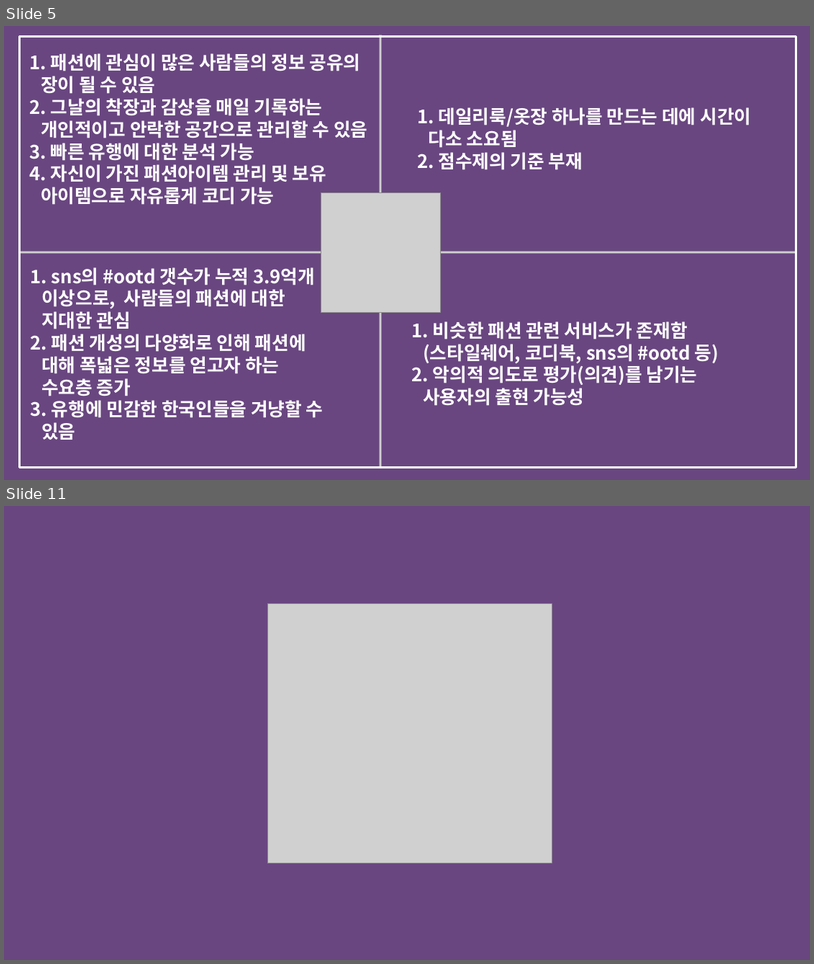
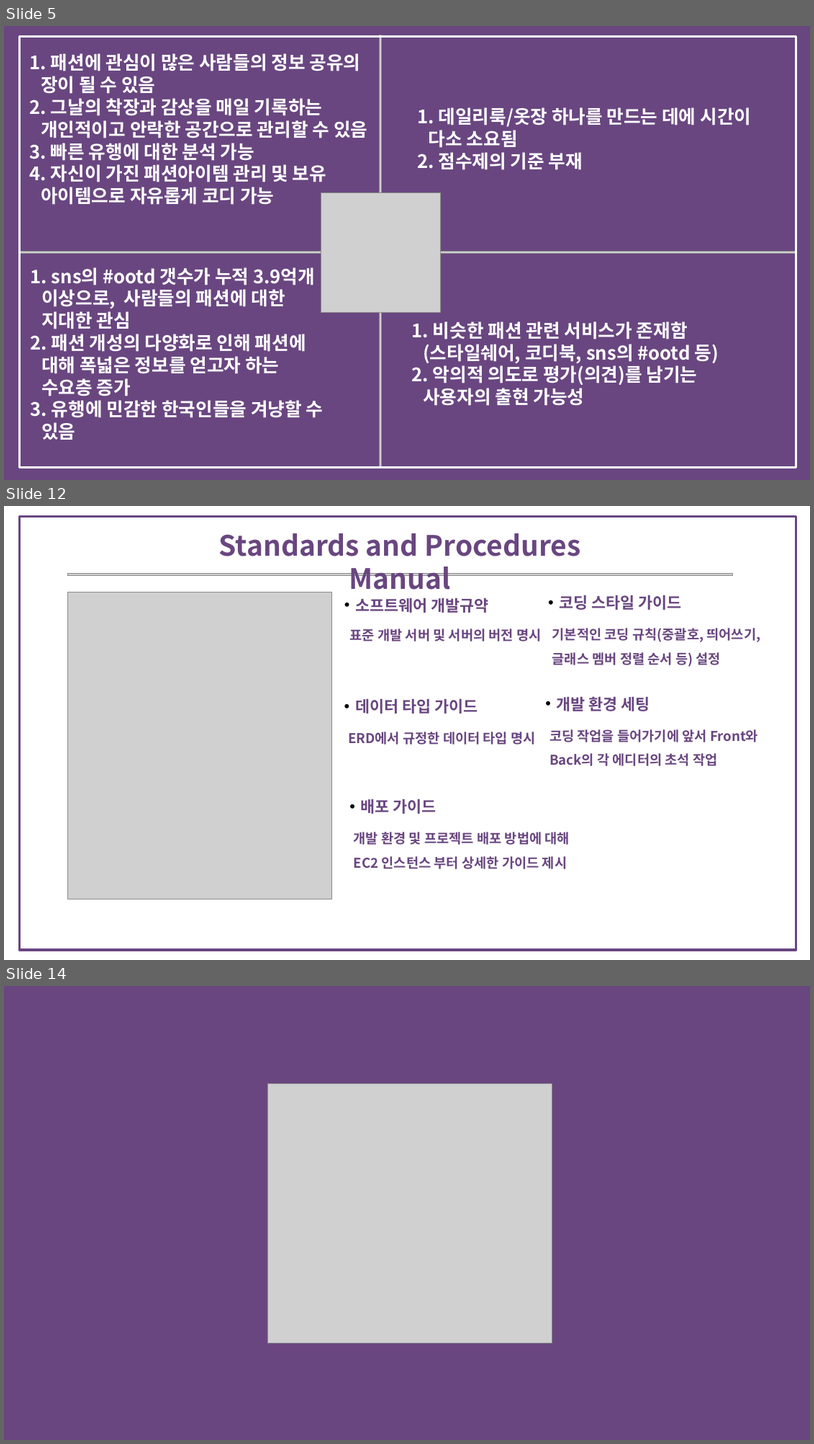
Before and after one commit to bitnarii/YMPM, a slide deck: 기획서/5조 Fit-back.pptx. Shown one above the other, each under a label of ours: slides 5 and 11 before the commit, slides 5, 12 and 14 after it; the slides between them are not shown. The pictures are 814x964 and 814x1444 pixels, drawn with LibreOffice and Linux fonts; fonts in the diff are those of the drawing; grey boxes stand for pictures. Boxes give left, top, right and bottom in pixels: in the first picture for what was removed or moved away, otherwise in the second. Text is boxed around its words. In the diff, an @@ line names an element or a change of style, - is before the commit and + after.

```diff
--- a/기획서/5조 Fit-back.pptx
+++ b/기획서/5조 Fit-back.pptx
@@ slide 12 added at (4,506,810,960), background #FFFFFF @@
@@ rectangle added at (19,517,796,950), outline #694680 4.5 pt @@
@@ text added at (219,533,581,590), 50 pt, text #694680, bold @@
+Standards and Procedures Manual
@@ picture added at (67,574,733,575) @@
@@ picture added at (67,592,332,898) @@
@@ text added at (356,597,489,613), 28 pt, text #694680, bold @@
+• 소프트웨어 개발규약
@@ text added at (560,595,682,610), 28 pt, text #694680, bold @@
+• 코딩 스타일 가이드
@@ text added at (350,628,541,641), 24 pt, text #694680, bold @@
+표준 개발 서버 및 서버의 버전 명시
@@ text added at (553,628,761,667), 24 pt, text #694680, bold @@
+기본적인 코딩 규칙(중괄호, 띄어쓰기, 글래스 멤버 정렬 순서 등) 설정
@@ text added at (355,698,478,713), 28 pt, text #694680, bold @@
+• 데이터 타입 가이드
@@ text added at (557,696,651,711), 28 pt, text #694680, bold @@
+• 개발 환경 세팅
@@ text added at (348,731,535,744), 24 pt, text #694680, bold @@
+ERD에서 규정한 데이터 타입 명시
@@ text added at (550,729,759,766), 24 pt, text #694680, bold @@
+코딩 작업을 들어가기에 앞서 Front와 Back의 각 에디터의 초석 작업
@@ text added at (361,798,437,813), 28 pt, text #694680, bold @@
+• 배포 가이드
@@ text added at (354,831,570,869), 24 pt, text #694680, bold @@
+개발 환경 및 프로젝트 배포 방법에 대해 EC2 인스턴스 부터 상세한 가이드 제시
@@ what was slide 11 is now slide 14 @@
```
Also in this commit, not shown: 9 slides changed, 2 other slides added.
